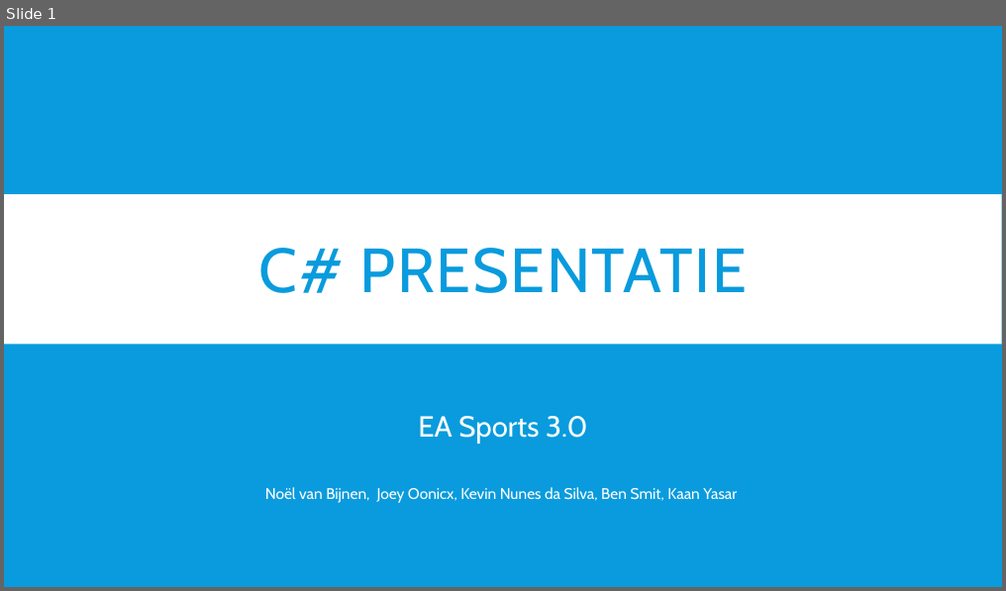
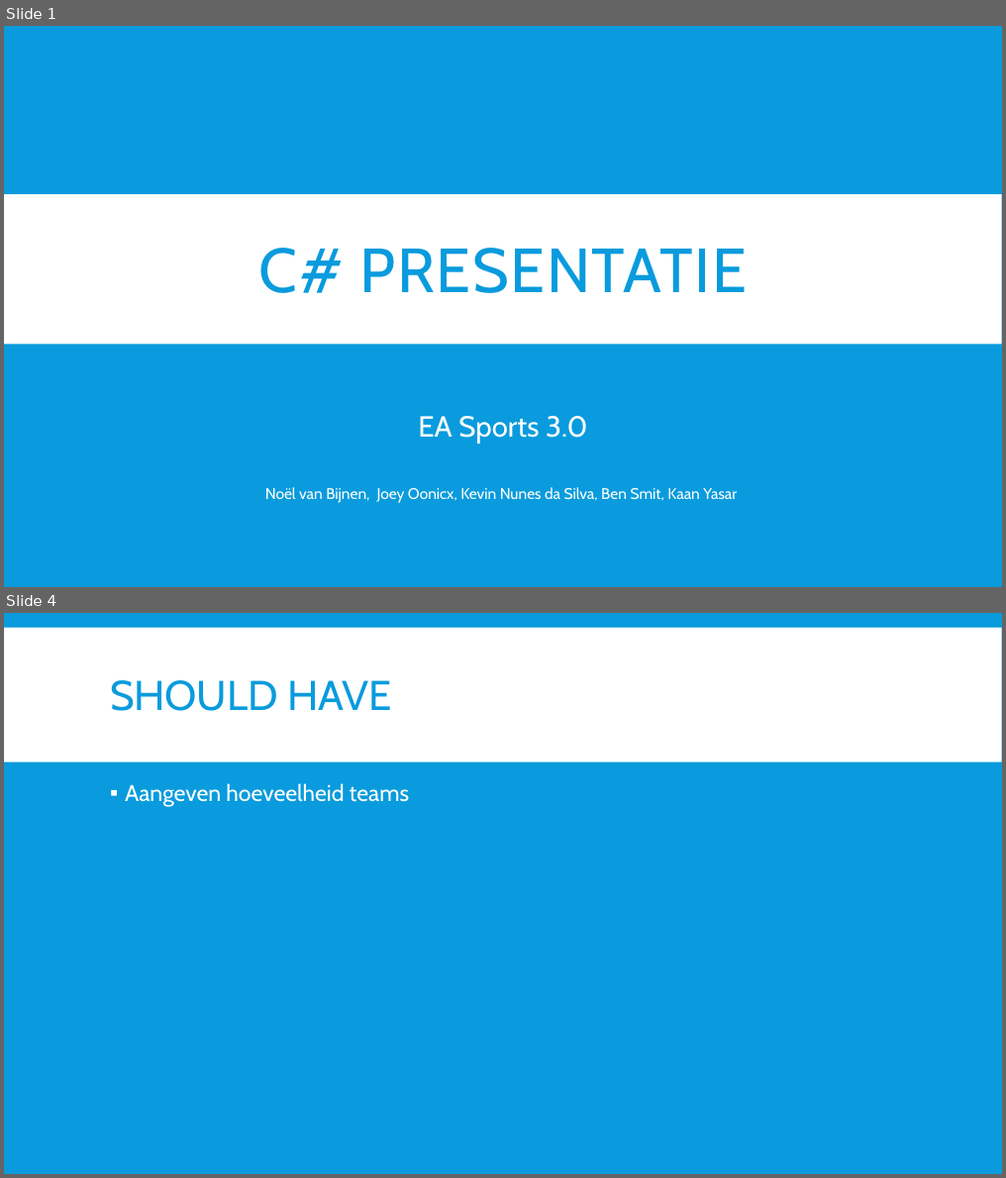
Before and after one commit to EA-Sports-3-0/project_fifa, a slide deck: Documents/presentaties/C#presentatie.pptx. Shown one above the other, each under a label of ours: slide 1 before the commit, slides 1 and 4 after it; the slides between them are not shown. The pictures are 1006x591 and 1006x1178 pixels, drawn with LibreOffice and Linux fonts; fonts in the diff are those of the drawing. Boxes give left, top, right and bottom in pixels: in the first picture for what was removed or moved away, otherwise in the second. Text is boxed around its words. In the diff, an @@ line names an element or a change of style, - is before the commit and + after.

```diff
--- a/Documents/presentaties/C#presentatie.pptx
+++ b/Documents/presentaties/C#presentatie.pptx
@@ slide 4 added at box(4, 613, 1002, 1174), background #099BDD @@
@@ rectangle added at box(4, 627, 1002, 761), fill #FFFFFF @@
@@ title added at box(110, 680, 391, 711), 40 pt, text #099BDD @@
+SHOULD HAVE
@@ text added at box(125, 783, 409, 807), 22 pt, text #FFFFFF @@
+▪ Aangeven hoeveelheid teams
```
Also in this commit, not shown: 4 other slides added, 1 slide removed, 2 other files.
